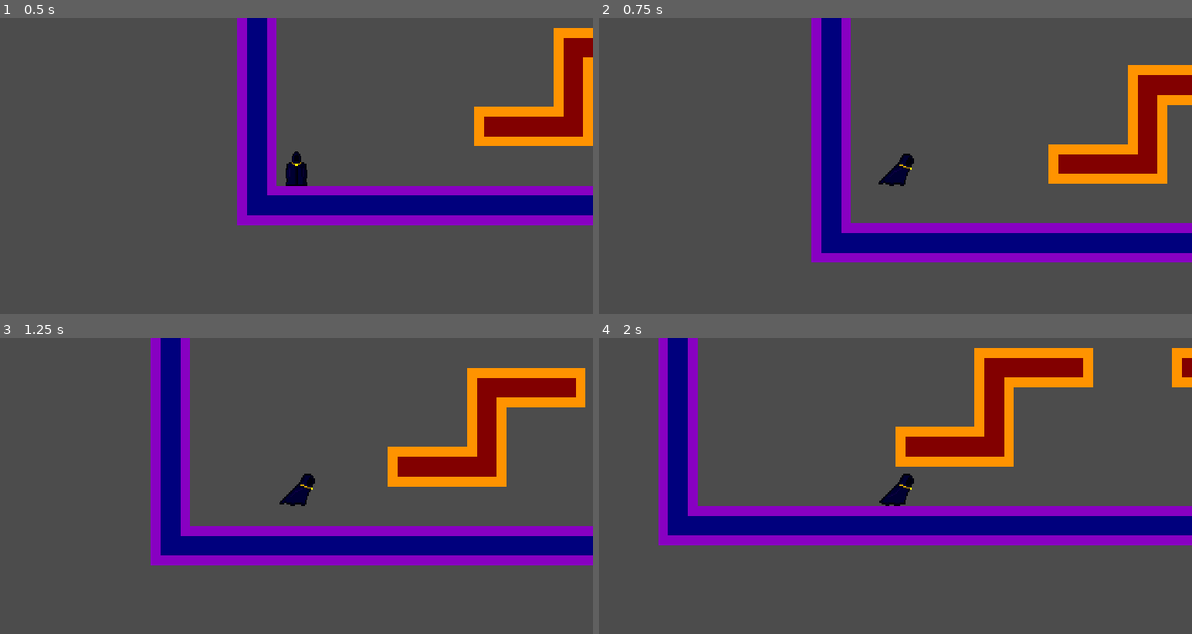
Above: before the commit, frames 1-4 (two rows, left to right).
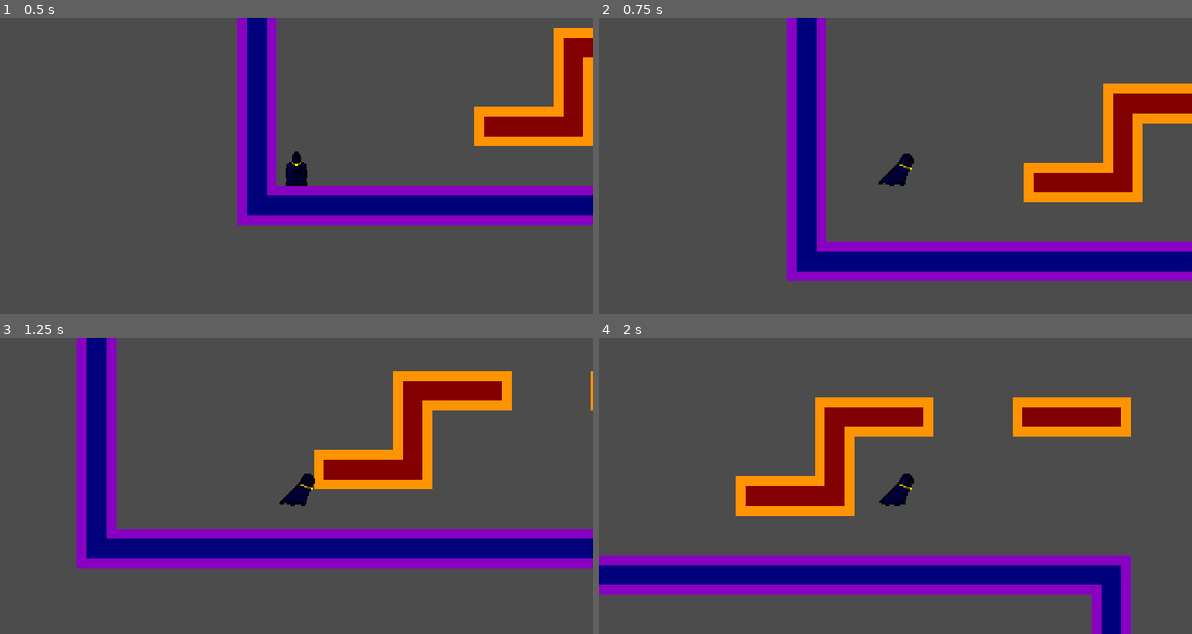
Above: after the commit, the same moments.

Repository: Nerdling-S/My_Seven_Joys
Game: Godot game, scene res://Level1.tscn
Two runs of this game, one before a commit and one after it. Both use one fixed random seed, a clock stepped at 60 frames per second and the inputs below.
Inputs:
- Up to frame 1 (0.5 s): no input
- Up to frame 2 (0.75 s): tap Enter at 0.5 s; hold Right (game_right) from 0.53 s (still down); hold Up (game_jump) from 0.53 s (still down)
- Up to frame 3 (1.25 s): keep holding Right (game_right); keep holding Up (game_jump)
- Up to frame 4 (2 s): keep holding Right (game_right); release Up (game_jump) at 1.28 s; tap Up (game_jump) at 1.35, 1.52, 1.82 s

Frame 1 is identical in both runs. In frame 2, 27% of the frame differs, in the area x 31-100%, y 0-89%; in frame 3, 23%; in frame 4, 43%, in the area x 0-100%, y 0-100%.

Commit message:
Prepared for Build
Commented
Refactored
Restructured files slightly
Adjusted jump physics

Diff:
--- a/Level1.tscn
+++ b/Level1.tscn
@@ -2,11 +2,11 @@
 
 [ext_resource path="res://background/tilesets/Tileset_3x3.tres" type="TileSet" id=1]
 [ext_resource path="res://characters/player/Player.gd" type="Script" id=2]
-[ext_resource path="res://characters/player/animation/Soulless_Anim_Atlas.png" type="Texture" id=3]
-[ext_resource path="res://Sprite.gd" type="Script" id=4]
-[ext_resource path="res://characters/player/Player_Shape.tres" type="Shape2D" id=5]
-[ext_resource path="res://characters/player/animation/Player_Run_Shape.tres" type="Shape2D" id=6]
-[ext_resource path="res://characters/player/animation/Player_Run_Anim.tres" type="Animation" id=7]
+[ext_resource path="res://characters/player/graphics/Soulless_Anim_Atlas.png" type="Texture" id=3]
+[ext_resource path="res://characters/player/Sprite.gd" type="Script" id=4]
+[ext_resource path="res://characters/player/graphics/Player_Shape.tres" type="Shape2D" id=5]
+[ext_resource path="res://characters/player/graphics/Player_Run_Shape.tres" type="Shape2D" id=6]
+[ext_resource path="res://characters/player/graphics/Player_Run_Anim.tres" type="Animation" id=7]
 
 [sub_resource type="Animation" id=1]
 resource_name = "Run"
--- a/Sprite.gd
+++ /dev/null
@@ -1,22 +0,0 @@
-extends Sprite
-
-var anim_player
-
-var rest_coll_shape
-var run_coll_shape
-
-func _ready():
-	anim_player = get_node("../AnimPlayer")
-	rest_coll_shape = get_node("../RestCollisionShape")
-	run_coll_shape = get_node("../RunCollisionShape")
-
-func change_anim(state):
-	if state == 0:
-		anim_player.stop(true)
-		frame = 0
-		run_coll_shape.disabled = true
-		rest_coll_shape.disabled = false
-	elif state == 1:
-		anim_player.play("Player_Run_Anim")
-		rest_coll_shape.disabled = true
-		run_coll_shape.disabled = false
--- a/characters/player/Player.gd
+++ b/characters/player/Player.gd
@@ -1,34 +1,57 @@
 extends KinematicBody2D
+
 
 var velocity = Vector2(0,0)
 
-var gravity = 750
+#Strength of Gravity
+var gravity = 800
 
-var jump_strength = 220
+const JUMP_STRENGTH = 300
 
-var run_speed = 100
+const RUN_SPEED = 200
 
-func poll_input():
-	velocity.x = 0
-	if Input.is_action_pressed("game_jump") && is_on_floor():
-		velocity.y = -jump_strength
 
-	if Input.is_action_pressed("game_right"):
-		velocity.x += run_speed
-		$Sprite.scale.x = 1
-		$Sprite.change_anim(1)
-
-	if Input.is_action_pressed("game_left"):
-		velocity.x -= run_speed
-		$Sprite.scale.x = -1
-		$Sprite.change_anim(1)
-
+#Perform physics operations
 func _physics_process(delta):
+	#Add gravity with frame normalisation (speed of frames)
 	velocity.y += gravity * delta
 
+	#See below
 	poll_input()
 
+	#If standing still, switch to rest pose
 	if velocity.x == 0:
 		$Sprite.change_anim(0)
 
+	#Move in direction of velocity and slide on collision with objects
+	#Velocity, Floor Normal (direction of floor)
 	velocity = move_and_slide(velocity, Vector2(0,-1))
+
+
+#Check for Input and act on it
+func poll_input():
+	#Reset Velocity
+	velocity.x = 0
+
+	#Up / W / Space / Button 0
+	if Input.is_action_pressed("game_jump") && is_on_floor():
+		#Point vector upwards
+		velocity.y = -JUMP_STRENGTH
+
+	#Right / D / L-Stick -> Right
+	if Input.is_action_pressed("game_right"):
+		#Point vector rightwards
+		velocity.x += RUN_SPEED
+		#Aim sprite to the right
+		$Sprite.scale.x = 1
+		#Run animation
+		$Sprite.change_anim(1)
+
+	#Left / A / L-Stick -> Left
+	if Input.is_action_pressed("game_left"):
+		#Point vector leftwards
+		velocity.x -= RUN_SPEED
+		#Aim sprite to the right
+		$Sprite.scale.x = -1
+		#Run Animation
+		$Sprite.change_anim(1)
--- /dev/null
+++ b/characters/player/Sprite.gd
@@ -0,0 +1,39 @@
+extends Sprite
+
+#Node: AnimPlayer
+var anim_player
+
+#Node: RestCollisionShape
+var rest_coll_shape
+#Node: RunCollisionShape
+var run_coll_shape
+
+
+#Run as node is added to the scene tree (effectively initialisation)
+func _ready():
+	#Animation Player
+	anim_player = get_node("../AnimPlayer")
+	#CollisionShape2D's
+	rest_coll_shape = get_node("../RestCollisionShape")
+	run_coll_shape = get_node("../RunCollisionShape")
+
+
+#Change animations based on current state
+func change_anim(state):
+	match state:
+		#If at rest
+		0:
+			#Stop current animation
+			anim_player.stop(true)
+			#Set to rest pose
+			frame = 0
+			#Switch to Collision Shape for Rest
+			run_coll_shape.disabled = true
+			rest_coll_shape.disabled = false
+		#If in motion
+		1:
+			#Play running animation
+			anim_player.play("Player_Run_Anim")
+			#Switch to Collision Shape for Running
+			rest_coll_shape.disabled = true
+			run_coll_shape.disabled = false
--- a/project.godot
+++ b/project.godot
@@ -27,6 +27,7 @@
 window/size/test_height=600
 window/per_pixel_transparency/allowed=true
 window/stretch/mode="2d"
+window/stretch/aspect="expand"
 
 [input]
 
@@ -51,6 +52,7 @@
 "events": [ Object(InputEventKey,"resource_local_to_scene":false,"resource_name":"","device":0,"alt":false,"shift":false,"control":false,"meta":false,"command":false,"pressed":false,"scancode":16777233,"unicode":0,"echo":false,"script":null)
 , Object(InputEventKey,"resource_local_to_scene":false,"resource_name":"","device":0,"alt":false,"shift":false,"control":false,"meta":false,"command":false,"pressed":false,"scancode":68,"unicode":0,"echo":false,"script":null)
 , Object(InputEventJoypadMotion,"resource_local_to_scene":false,"resource_name":"","device":0,"axis":0,"axis_value":1.0,"script":null)
+, Object(InputEventJoypadButton,"resource_local_to_scene":false,"resource_name":"","device":0,"button_index":15,"pressure":0.0,"pressed":false,"script":null)
  ]
 }
 
Renamed: characters/player/animation/Player_Run_Anim.tres -> characters/player/graphics/Player_Run_Anim.tres
Renamed: characters/player/animation/Player_Run_Shape.tres -> characters/player/graphics/Player_Run_Shape.tres
Renamed: characters/player/Player_Shape.tres -> characters/player/graphics/Player_Shape.tres
Renamed: characters/player/animation/Soulless_Anim_Atlas.png -> characters/player/graphics/Soulless_Anim_Atlas.png
Not shown, changed: characters/player/graphics/Soulless_Anim_Atlas.png.import
